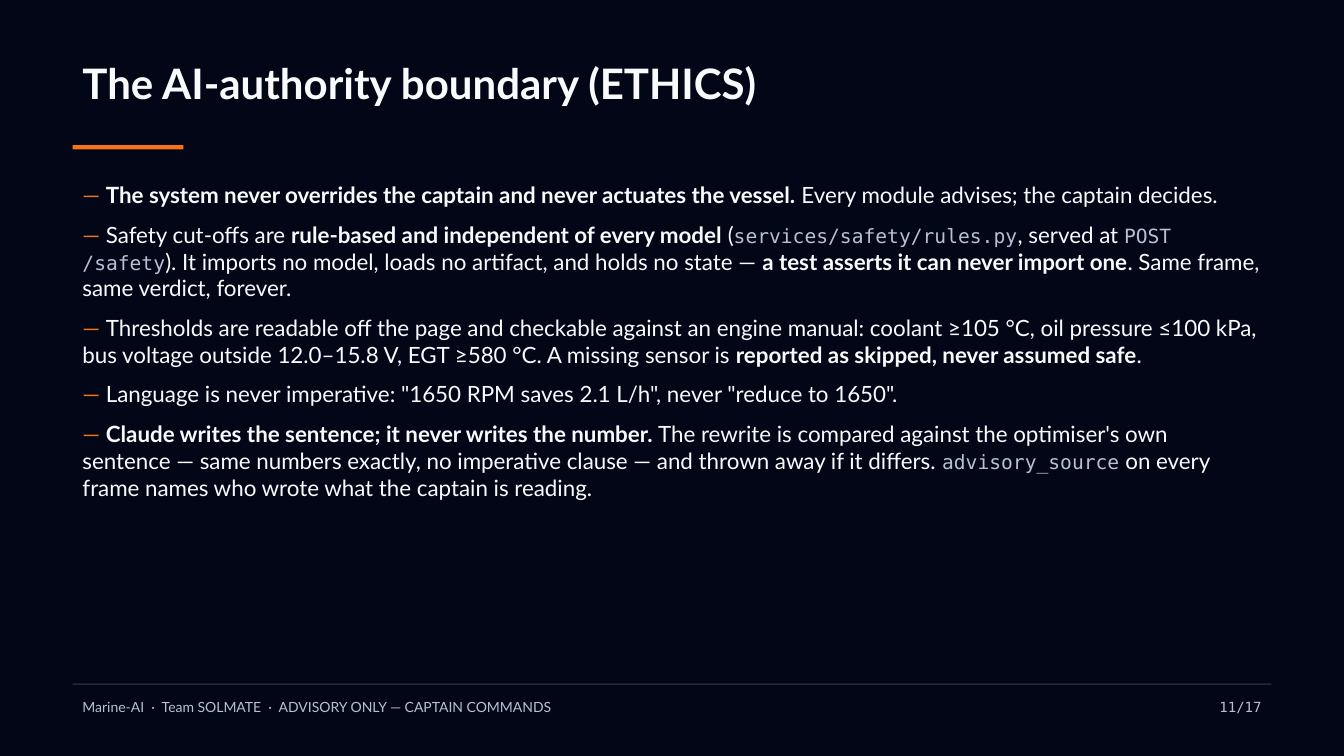
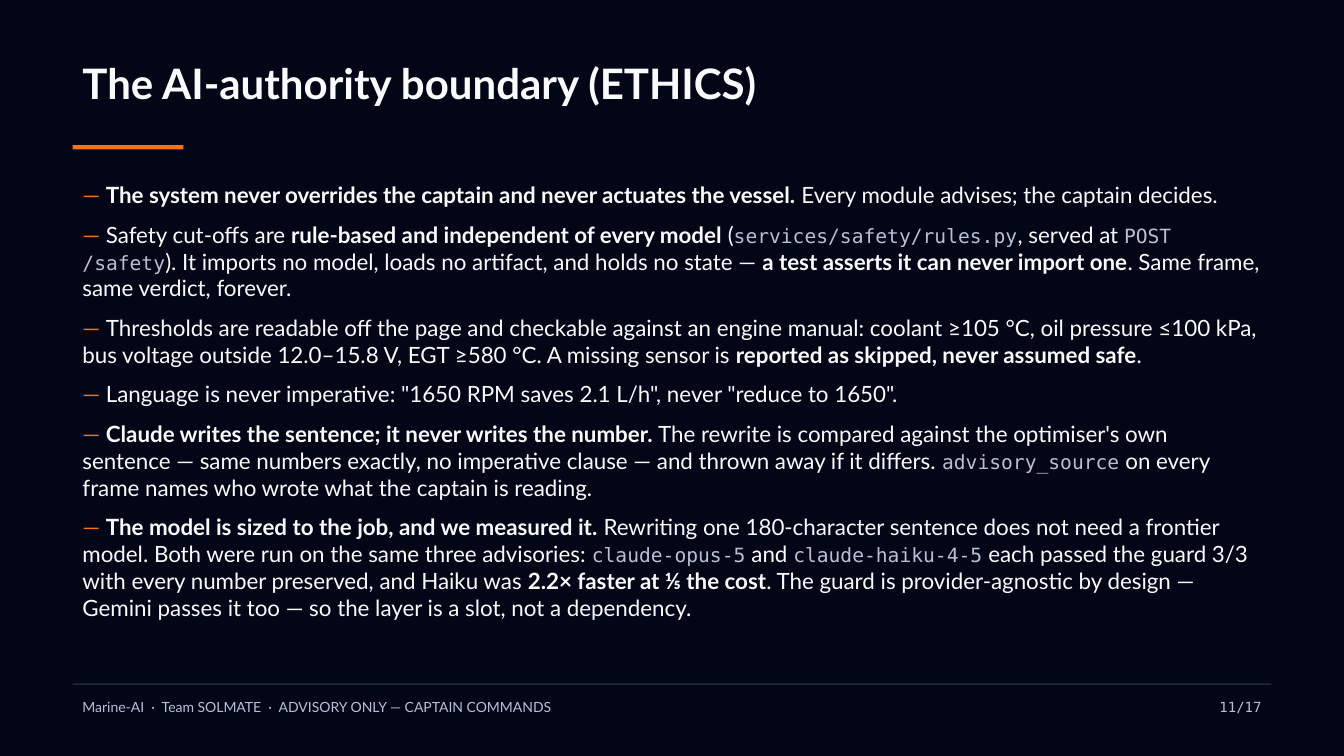
Before and after one commit to JustineSalinas/AIHackathon2026_SOLMATE_MARINE-AI, a slide deck: slide 12 of docs/Marine-AI-Pitch-Deck.pptx. Drawn at 1344x756 pixels with LibreOffice and Linux fonts; fonts in the diff are those of the drawing. Boxes give left, top, right and bottom in pixels: in the first picture for what was removed or moved away, otherwise in the second. Text is boxed around its words. In the diff, an @@ line names an element or a change of style, - is before the commit and + after.

```diff
--- a/docs/Marine-AI-Pitch-Deck.pptx
+++ b/docs/Marine-AI-Pitch-Deck.pptx
@@ text at bbox=[82, 518, 1248, 620]: paragraph added @@
+— The model is sized to the job, and we measured it. Rewriting one 180-character sentence does not need a frontier model. Both were run on the same three advisories: claude-opus-5 and claude-haiku-4-5 each passed the guard 3/3 with every number preserved, and Haiku was 2.2× faster at ⅕ the cost. The guard is provider-agnostic by design — Gemini passes it too — so the layer is a slot, not a dependency.
```
Also in this commit, not shown: 1 other file.
